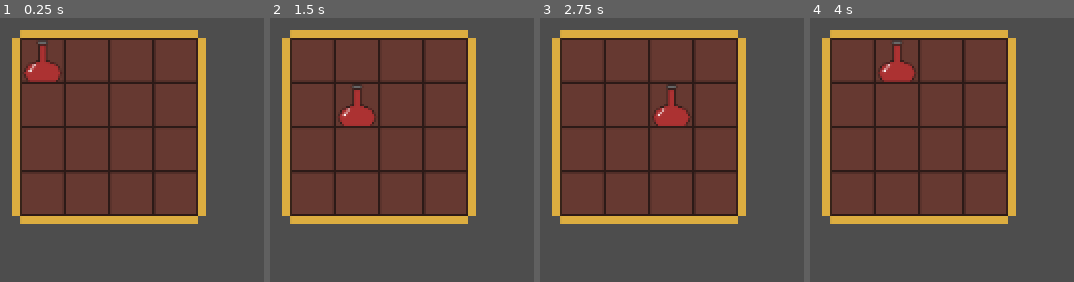
Above: before the commit, frames 1-4 (left to right).
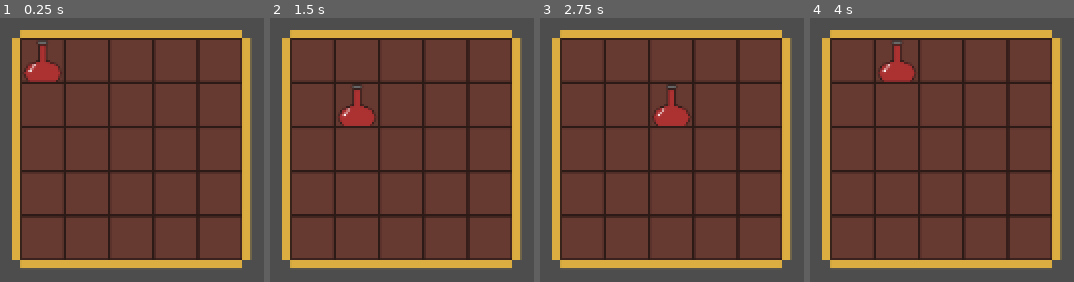
Above: after the commit, the same moments.

Repository: s3716853/idle-rpg
Game: Godot game, scene res://bag/Bag.tscn
The game is run twice, just before and just after one commit, with the same random seed, the same clock (stepped at 60 frames per second) and the same inputs. This scene is started directly instead of the project's main scene.
Inputs:
- Up to frame 1 (0.25 s): no input
- Up to frame 2 (1.5 s): tap Enter at 0.5 s; hold Right (ui_right) 0.53-1.28 s; tap Space at 1.25 s; hold Down (ui_down) from 1.28 s (still down)
- Up to frame 3 (2.75 s): tap Enter at 2 s; release Down (ui_down) at 2.03 s; hold Right (ui_right) from 2.03 s (still down)
- Up to frame 4 (4 s): tap Space at 2.75 s; release Right (ui_right) at 2.78 s; hold Up (ui_up) 2.78-3.53 s; tap Enter at 3.5 s; hold Left (ui_left) from 3.53 s (still down)

The runs differ from the first frame. In frame 1, 32% of the frame differs, in the area x 4-96%, y 4-95%; in frame 2, 32%; in frame 3, 32%; in frame 4, 32%.

Commit message:
instanciating bag items through code, tracking tilemap tile coordinates, added coordinates

Diff:
--- /dev/null
+++ b/bag/Bag.gd
@@ -0,0 +1,20 @@
+extends Node2D
+
+
+# Called when the node enters the scene tree for the first time.
+func _ready():
+# adding in a placeholder item for testing
+	var scene = preload("res://items/BagItem.tscn")
+	var item = scene.instantiate()
+	add_child(item)
+	var tilemap = $TileMap
+
+#placing item inside the bag using hardcoded vector
+	item.position = tilemap.map_to_local(Vector2i(1, 1))
+	#print(tilemap.get_surrounding_cells(Vector2i(1, 1)))
+	#item.position.x = 0
+	#item.position.y = 0
+
+# Called every frame. 'delta' is the elapsed time since the previous frame.
+func _process(delta):
+	pass
--- a/bag/Bag.tscn
+++ b/bag/Bag.tscn
@@ -1,7 +1,7 @@
 [gd_scene load_steps=5 format=3 uid="uid://bq12xb16vnsqm"]
 
+[ext_resource type="Script" path="res://bag/Bag.gd" id="1_f22eu"]
 [ext_resource type="Texture2D" uid="uid://dt4x2714f0m6n" path="res://bag/bag tilesheet.png" id="1_tq88q"]
-[ext_resource type="PackedScene" uid="uid://0tgrpjvwq1m0" path="res://items/Item.tscn" id="2_fvi8e"]
 
 [sub_resource type="TileSetAtlasSource" id="TileSetAtlasSource_euqlj"]
 texture = ExtResource("1_tq88q")
@@ -32,11 +32,9 @@
 sources/5 = SubResource("TileSetAtlasSource_euqlj")
 
 [node name="Bag" type="Node2D"]
+script = ExtResource("1_f22eu")
 
 [node name="TileMap" type="TileMap" parent="."]
 tile_set = SubResource("TileSet_1pe86")
 format = 2
-layer_0/tile_data = PackedInt32Array(65537, 5, 0, 131073, 5, 0, 196609, 5, 0, 262145, 5, 0, 262146, 5, 0, 262147, 5, 0, 262148, 5, 0, 196612, 5, 0, 131076, 5, 0, 65540, 5, 0, 65539, 5, 0, 65538, 5, 0, 131074, 5, 0, 196610, 5, 0, 196611, 5, 0, 131075, 5, 0, 262149, 65541, 0, 196613, 65541, 0, 131077, 65541, 0, 65541, 65541, 0, 65536, 131077, 0, 131072, 131077, 0, 196608, 131077, 0, 262144, 131077, 0, 327681, 196613, 0, 327682, 196613, 0, 327683, 196613, 0, 327684, 196613, 0, 1, 262149, 0, 2, 262149, 0, 3, 262149, 0, 4, 262149, 0)
-
-[node name="Item" parent="." instance=ExtResource("2_fvi8e")]
-position = Vector2(48, 48)
+layer_0/tile_data = PackedInt32Array(65536, 131077, 0, 131072, 131077, 0, 196608, 131077, 0, 262144, 131077, 0, 327680, 131077, 0, 1, 262149, 0, 131073, 5, 0, 196609, 5, 0, 262145, 5, 0, 327681, 5, 0, 2, 262149, 0, 131074, 5, 0, 196610, 5, 0, 262146, 5, 0, 327682, 5, 0, 3, 262149, 0, 65539, 5, 0, 131075, 5, 0, 196611, 5, 0, 262147, 5, 0, 327683, 5, 0, 4, 262149, 0, 65540, 5, 0, 131076, 5, 0, 196612, 5, 0, 262148, 5, 0, 327684, 5, 0, 5, 262149, 0, 65541, 5, 0, 131077, 5, 0, 196613, 5, 0, 262149, 5, 0, 393217, 196613, 0, 393218, 196613, 0, 393219, 196613, 0, 393220, 196613, 0, 327685, 5, 0, 393221, 196613, 0, 65542, 65541, 0, 131078, 65541, 0, 196614, 65541, 0, 262150, 65541, 0, 327686, 65541, 0, 65538, 5, 0, 65537, 5, 0)
--- a/items/Item.gd
+++ b/items/BagItem.gd
@@ -1,7 +1,7 @@
 extends CharacterBody2D
 
 
-const SPEED = 300.0
+const SPEED = 32.0
 
 func _physics_process(delta):
 
@@ -9,14 +9,21 @@
 	# As good practice, you should replace UI actions with custom gameplay actions.
 
 	var motion = Vector2(0, 0)
+
+# snap item to grid using hardcoded values, not connected to TileMap with logic yet
+
 	#var direction = Input.get_vector("ui_left", "ui_right", "ui_up", "ui_down")
 	if Input.is_action_just_pressed("ui_down"):
-		motion = Vector2(0, 32)
+		motion.x = 0
+		motion.y = SPEED
 	if Input.is_action_just_pressed("ui_up"):
-		motion = Vector2(0, -32)
+		motion.x = 0
+		motion.y = -SPEED
 	if Input.is_action_just_pressed("ui_left"):
-		motion = Vector2(-32, 0)
+		motion.x = -SPEED
+		motion.y = 0
 	if Input.is_action_just_pressed("ui_right"):
-		motion = Vector2(32, 0)
+		motion.x = SPEED
+		motion.y = 0
 
 	move_and_collide(motion)
--- a/items/Item.tscn
+++ b/items/BagItem.tscn
@@ -1,16 +1,16 @@
 [gd_scene load_steps=4 format=3 uid="uid://0tgrpjvwq1m0"]
 
-[ext_resource type="Script" path="res://items/Item.gd" id="1_84l15"]
-[ext_resource type="Texture2D" uid="uid://dwl7j04ndtxop" path="res://items/potion.png" id="1_nq34b"]
+[ext_resource type="Script" path="res://items/BagItem.gd" id="1_qeajl"]
+[ext_resource type="Texture2D" uid="uid://dwl7j04ndtxop" path="res://items/potion.png" id="2_qg3bv"]
 
 [sub_resource type="RectangleShape2D" id="RectangleShape2D_pf2y7"]
 size = Vector2(32, 32)
 
-[node name="Item" type="CharacterBody2D"]
-script = ExtResource("1_84l15")
+[node name="BagItem" type="CharacterBody2D"]
+script = ExtResource("1_qeajl")
 
 [node name="Sprite2D" type="Sprite2D" parent="."]
-texture = ExtResource("1_nq34b")
+texture = ExtResource("2_qg3bv")
 
 [node name="CollisionShape2D" type="CollisionShape2D" parent="."]
 shape = SubResource("RectangleShape2D_pf2y7")
